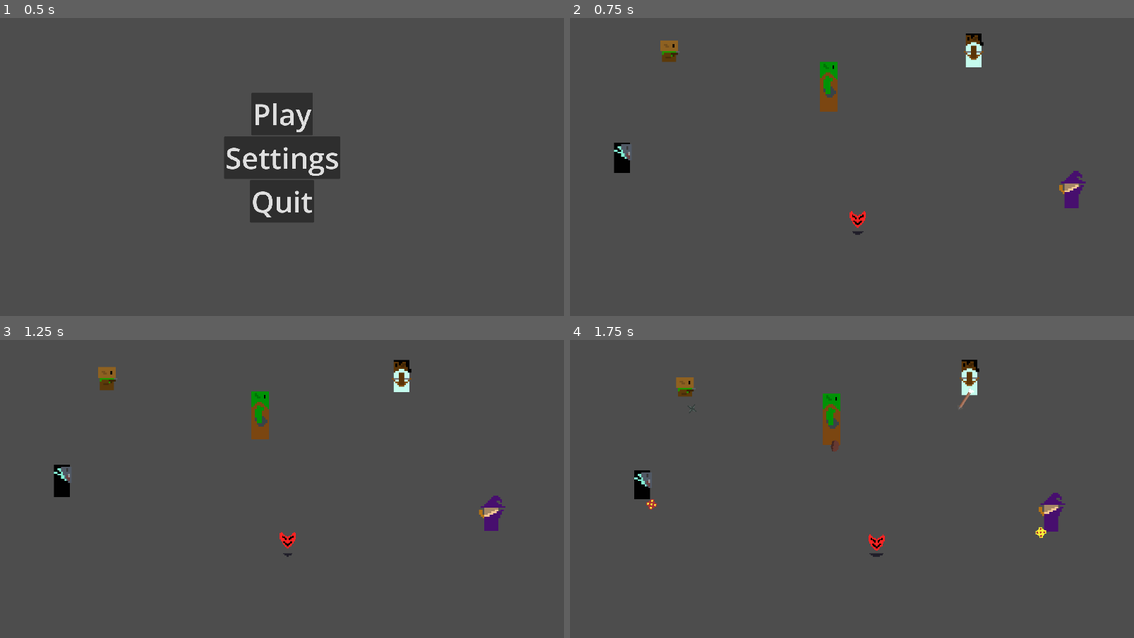
Above: before the commit, frames 1-4 (two rows, left to right).
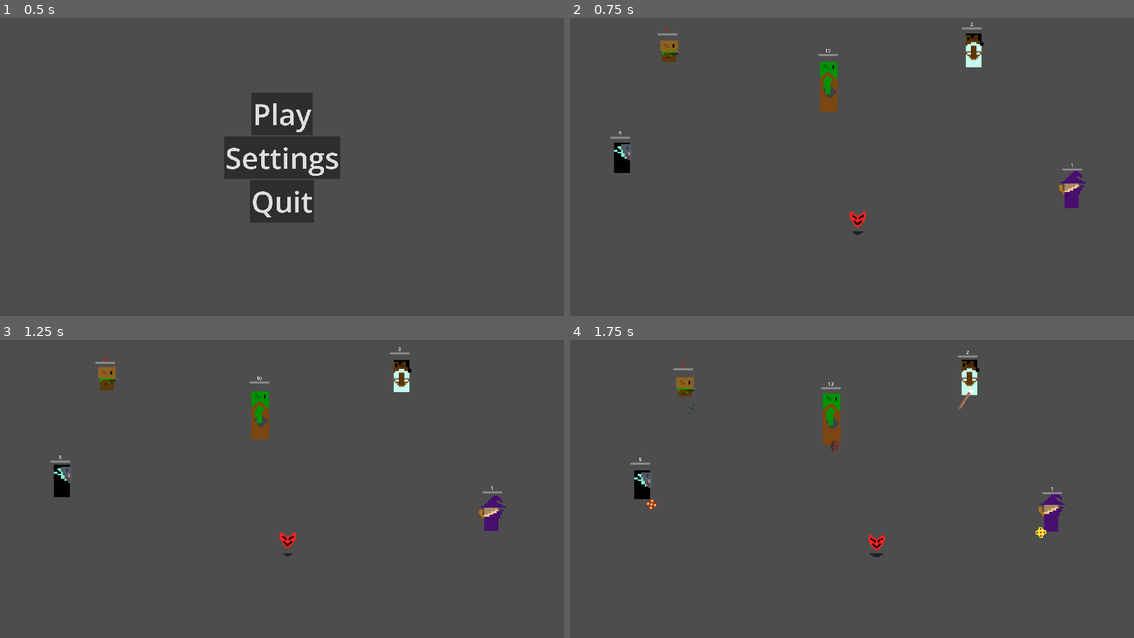
Above: after the commit, the same moments.

Repository: billystein25/GlobalGameJam2026
Game: Godot game, scene res://scenes/ui/start_screne.tscn
The game is run twice, just before and just after one commit, with the same random seed, the same clock (stepped at 60 frames per second) and the same inputs.
Inputs (mouse positions are in pixels of both pictures, inside the frame that each line leads up to):
- Up to frame 1 (0.5 s): no input
- Up to frame 2 (0.75 s): click "Play" at 0.5 s
- Up to frame 3 (1.25 s): no input
- Up to frame 4 (1.75 s): move the mouse to (976, 465) at 1.27 s; hold Right (Player Go Right) from 1.28 s (still down); tap Space (Jumb) at 1.35 s; click (976, 465) at 1.42 s

Frame 1 is identical in both runs. In frame 2, 0.1% of the frame differs, in the area x 7-91%, y 1-52%; in frame 3, 0.1%, in the area x 8-90%, y 2-52%; in frame 4, 0.1%.

Commit message:
added health bar and rank

Diff:
--- a/scenes/bullet_area/bullet_area.gd
+++ b/scenes/bullet_area/bullet_area.gd
@@ -76,7 +76,7 @@
 	bullet.sprite_2d.offset = data.offset
 
 	if source and source.is_in_group("player"):
-		bullet.modulate = Color(0, 1, 0) # Green for player
+		bullet.modulate = Color(0, 0.2, 0) # Green for player
 	else:
 		bullet.modulate = Color(1, 1, 1) # Normal/White for enemies
 
--- a/scenes/enemies/enemy.gd
+++ b/scenes/enemies/enemy.gd
@@ -18,6 +18,8 @@
 @export var time_to_shoot: Timer
 @onready var animated_sprite_2d: AnimatedSprite2D = $AnimatedSprite2D
 @onready var collision_shape_2d: CollisionShape2D = $CollisionShape2D
+@onready var health_bar: ProgressBar = $HealthBar
+@onready var rank_label: Label = $RankLabel
 
 
 var knockback = Vector2.ZERO
@@ -29,11 +31,40 @@
 
 
 func _ready() -> void:
+	if animated_sprite_2d.material:
+		animated_sprite_2d.material = animated_sprite_2d.material.duplicate()
 	time_to_shoot.timeout.connect(_on_request_shoot)
 	time_to_shoot.wait_time = enemy_resource.bullet.seconds_per_shot
 	animated_sprite_2d.sprite_frames = enemy_resource.sprite_anime
 	animated_sprite_2d.offset = enemy_resource.offset
 	collision_shape_2d.shape = enemy_resource.collision_box
+
+	health_bar.max_value = health
+	health_bar.value = health
+
+	if enemy_resource.type == Enemy_resource.EnemyTypes.GOBLIN:
+		rank_label.text = "X"
+		rank_label.modulate = Color(1, 0, 0)
+	else:
+		rank_label.text = str(enemy_resource.rank)
+		rank_label.modulate = Color(1, 1, 1)
+
+	# Adjust Health Bar Position
+	var shape = collision_shape_2d.shape
+	var top_offset = 0.0
+
+	if shape is CapsuleShape2D:
+		top_offset = shape.height / 2.0
+	elif shape is CircleShape2D:
+		top_offset = shape.radius
+	elif shape is RectangleShape2D:
+		top_offset = shape.size.y / 2.0
+
+	health_bar.position.y = collision_shape_2d.position.y - top_offset - 20
+	health_bar.position.x = -health_bar.size.x / 2.0
+
+	rank_label.position.y = health_bar.position.y - rank_label.size.y
+	rank_label.position.x = -rank_label.size.x / 2.0
 
 
 func _physics_process(delta: float) -> void:
@@ -81,6 +112,7 @@
 
 func got_hit(currentBullet: Bullet, bullet_direction):
 	health -= currentBullet.damage
+	health_bar.value = health
 	snd_hit.play()
 	velocity = bullet_direction * 500
 	var tween := create_tween()
--- a/scenes/enemy.tscn
+++ b/scenes/enemy.tscn
@@ -44,6 +44,21 @@
 sprite_frames = ExtResource("5_nenq2")
 animation = &"death"
 
+[node name="HealthBar" type="ProgressBar" parent="." unique_id=192837465]
+offset_left = -33.0
+offset_top = -117.0
+offset_right = 35.0
+offset_bottom = -110.0
+show_percentage = false
+
+[node name="RankLabel" type="Label" parent="." unique_id=982547123]
+offset_left = -20.0
+offset_top = -140.0
+offset_right = 20.0
+offset_bottom = -117.0
+text = "1"
+horizontal_alignment = 1
+
 [node name="CollisionShape2D" type="CollisionShape2D" parent="." unique_id=1307537726]
 position = Vector2(0, -55)
 shape = SubResource("CapsuleShape2D_md0e3")
--- a/scenes/player.gd
+++ b/scenes/player.gd
@@ -5,7 +5,7 @@
 
 var energy: int = 100
 var onEnemy = false
-var health: float = 10
+var health: float = 1
 var souls: int = 0
 var acceleration: float = 100.0
 var speed = Vector2.ZERO
@@ -29,6 +29,9 @@
 
 var potential_grab_target: Enemy = null
 @onready var hurtbox: CollisionShape2D = $PlayerHurtbox
+@onready var health_bar: ProgressBar = $HealthBar
+
+@export var decay_rate: float = 2.0 # Health lost per second while possessing
 
 
 func _ready() -> void:
@@ -45,6 +48,12 @@
 	speed += delta * direction * acceleration
 	speed *= 1.0 - deceleration
 	position += speed
+
+	if onEnemy:
+		enemy_health -= decay_rate * delta
+		health_bar.value = enemy_health
+		if enemy_health <= 0:
+			leave()
 
 	if onEnemy and bullet:
 		shot_timer -= delta
@@ -109,10 +118,14 @@
 	current_enemy_type = enemy_data.type
 
 
-	# Transfer stats
-	enemy_health = enemy_data.health
+	enemy_health = enemy.health
 	bullet = enemy_data.bullet
 	enemy_type = enemy_data.type
+
+	# init health bar
+	health_bar.visible = true
+	health_bar.max_value = enemy_data.health # Use resource health as MAX
+	health_bar.value = enemy_health          # Use instance health as CURRENT
 
 	hurtbox.shape = enemy_data.collision_box
 	sprite.scale*=1.5
@@ -136,6 +149,8 @@
 	onEnemy = false
 	var newAnimSprite := AnimatedSprite2D.new()
 	newAnimSprite.sprite_frames = enemy_data.sprite_anime
+
+	health_bar.visible = false
 
 	on_leave.emit(newAnimSprite, global_position, enemy_data.type == Enemy_resource.EnemyTypes.WIZARD)
 
@@ -171,6 +186,7 @@
 
 
 func got_hit(current_bullet: Bullet, bullet_direction: Vector2) -> void:
+	health_bar.value = enemy_health
 	if onEnemy:
 		enemy_health -= current_bullet.damage
 		print("Enemy Body Hit! HP: ", enemy_health)
--- a/scenes/player.tscn
+++ b/scenes/player.tscn
@@ -439,6 +439,14 @@
 position = Vector2(-1, -13)
 shape = SubResource("CircleShape2D_g2els")
 
+[node name="HealthBar" type="ProgressBar" parent="." unique_id=1137083049]
+visible = false
+offset_left = -33.0
+offset_top = -101.0
+offset_right = 35.0
+offset_bottom = -94.0
+show_percentage = false
+
 [node name="GrabArea" type="Area2D" parent="." unique_id=1569190510]
 position = Vector2(3, 1)
 collision_layer = 16
